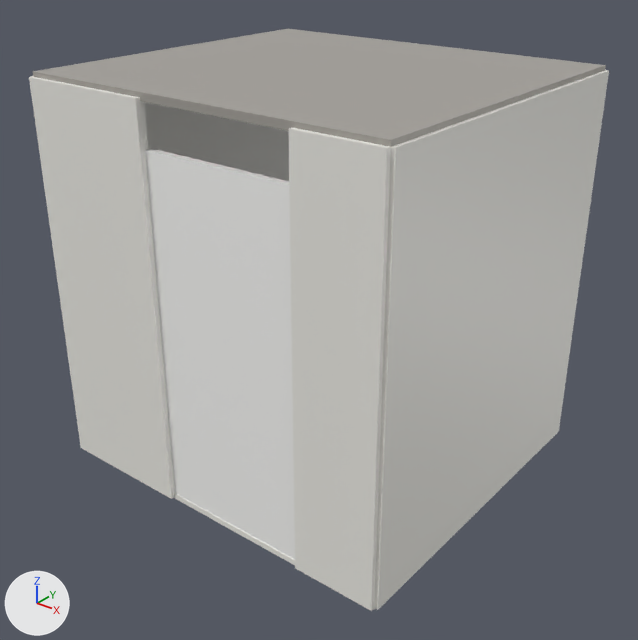
The Blender file blend/31a2c91c43.blend: old version first, new version second.
Both versions are drawn from a 50 mm lens placed at (3.43, -4.34, 3.65), pointed at (0.07, -0.13, 1.04). Arrows for +X, +Y and +Z are at lower left; the lights stay in place. The older version comes first.

The scene before the commit, as lines of its bpy script (objects in view):
```python
me_cube_002 = bpy.data.meshes.new('Cube.002')
me_cube_002.from_pydata(...)  # a box spanning x -1.3..1.3, y -1.17..1.17, z -0.03..0.03
me_cube_002.materials.append(mat_ceiling_gray)  # grey #a6a29b
me_cube_003 = bpy.data.meshes.new('Cube.003')
me_cube_003.from_pydata(...)  # a box spanning x -0.03..0.03, y -1.17..1.17, z -1.33..1.33
me_cube_003.materials.append(mat_warm_white)  # white #efede7
me_cube_006 = bpy.data.meshes.new('Cube.006')
me_cube_006.from_pydata(...)  # a box spanning x -0.48..0.48, y -0.03..0.03, z -1.33..1.33
me_cube_006.materials.append(mat_warm_white)  # white #efede7
ob_ceiling = bpy.data.objects.new('Ceiling', me_cube_002)
ob_ceiling.location = (0.0, 0.0, 2.65)
ob_front_wall_left = bpy.data.objects.new('Front wall left', me_cube_006)
ob_front_wall_left.location = (-0.82, -1.175, 1.32)
ob_left_wall = bpy.data.objects.new('Left wall', me_cube_003)
ob_left_wall.location = (-1.3, 0.0, 1.32)
# also in view: 'Bathroom door' at (0.2, -1.14, 1.18); 'Front wall right' at (1.02, -1.17, 1.32); 'Right wall' at (1.3, 0.0, 1.32)
```
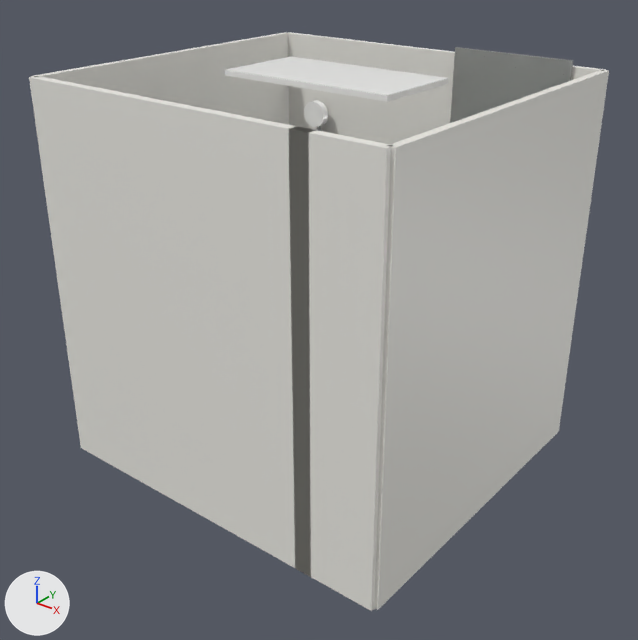
Edits to the bpy script that builds the scene:
```text
Change ob_ceiling:
    add ob_ceiling.hide_set(True)
Change ob_front_wall_left:
    ob_front_wall_left.location: (-0.82, -1.175, 1.32) -> (-0.219, -1.175, 1.32)
    ob_front_wall_left.scale: (1.0, 1.0, 1.0) -> (2.25, 1.0, 1.0)
```

Boxes [x1, y1, x2, y2] around the edits, measured in the pictures (638 x 640 px):
'Front wall left', moved, rescaled (93% wider, 18% taller)
    before: [29, 77, 175, 499]
    after: [29, 76, 311, 575]
'Ceiling', hidden
    before: [32, 29, 606, 147]
'Bathroom door', unchanged, covered by the edit
    before: [145, 148, 295, 560]
'Back wall', unchanged, uncovered by the edit
    after: [288, 32, 606, 144]
'large mirror', unchanged, uncovered by the edit
    after: [450, 47, 574, 123]
'ceiling light', unchanged, uncovered by the edit
    after: [225, 56, 448, 102]
